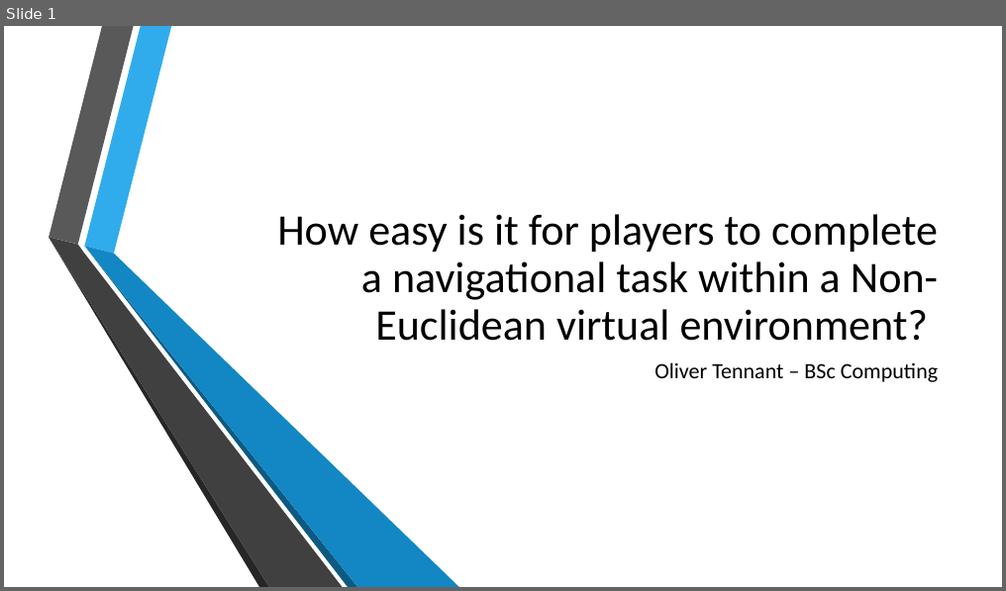
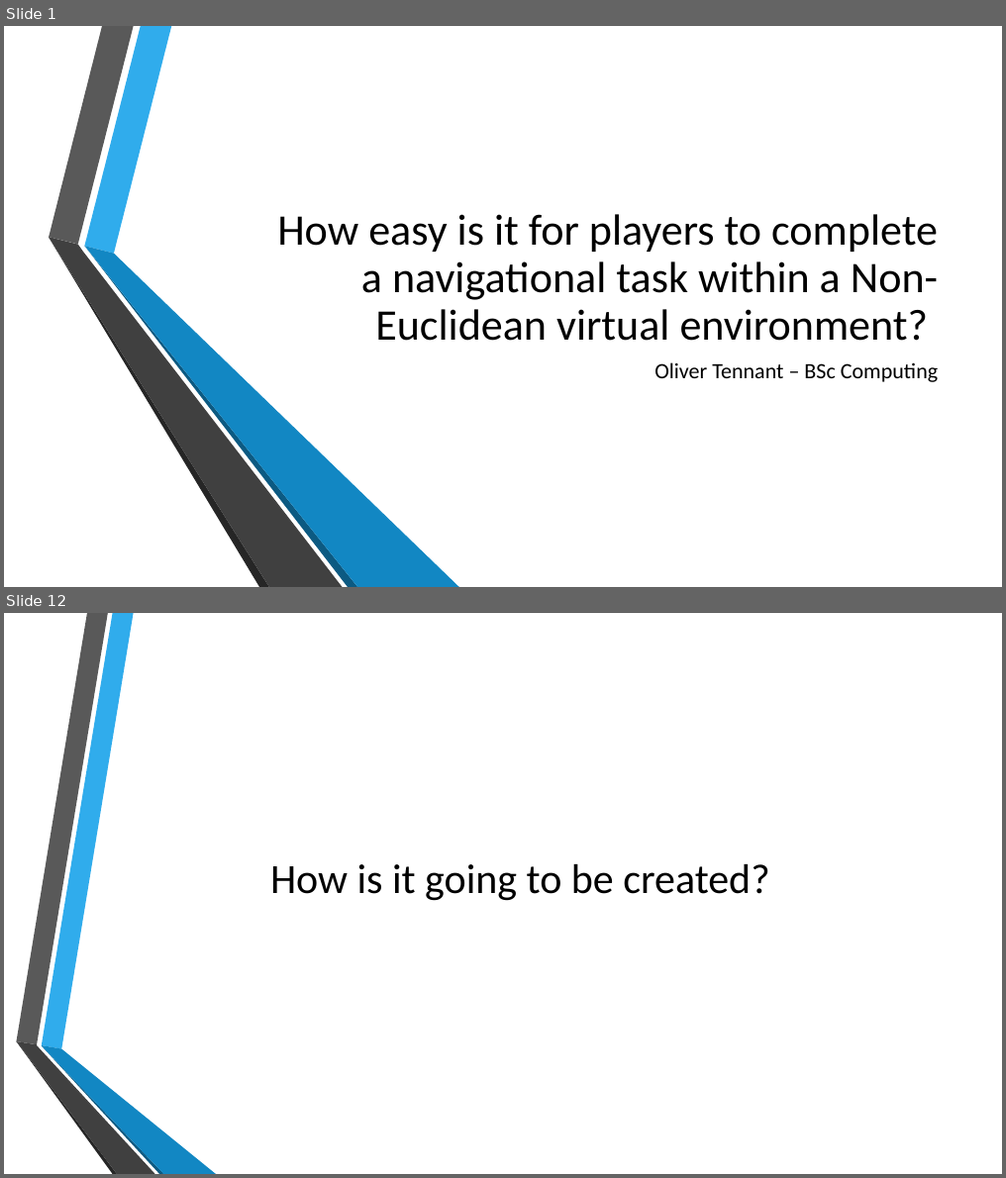
Before and after one commit to Lieu-Tennie/Non-Euclidean-Virtual-Environment-Artefact, a slide deck: Non-Euclidean Presentation.pptx. Shown one above the other, each under a label of ours: slide 1 before the commit, slides 1 and 12 after it; the slides between them are not shown. The pictures are 1006x591 and 1006x1178 pixels, drawn with LibreOffice and Linux fonts; fonts in the diff are those of the drawing; background and template pictures are left out. Boxes give left, top, right and bottom in pixels: in the first picture for what was removed or moved away, otherwise in the second. Text is boxed around its words. In the diff, an @@ line names an element or a change of style, - is before the commit and + after.

```diff
--- a/Non-Euclidean Presentation.pptx
+++ b/Non-Euclidean Presentation.pptx
@@ slide 12 added at (x1=4, y1=613, x2=1002, y2=1174), background picture (left out) @@
@@ title added at (x1=270, y1=864, x2=769, y2=901), 40 pt, text #000000 @@
+How is it going to be created?
@@ group added at (x1=16, y1=613, x2=216, y2=1174): 6 freeform shapes @@
```
Also in this commit, not shown: 1 slide changed, 13 other slides added.
